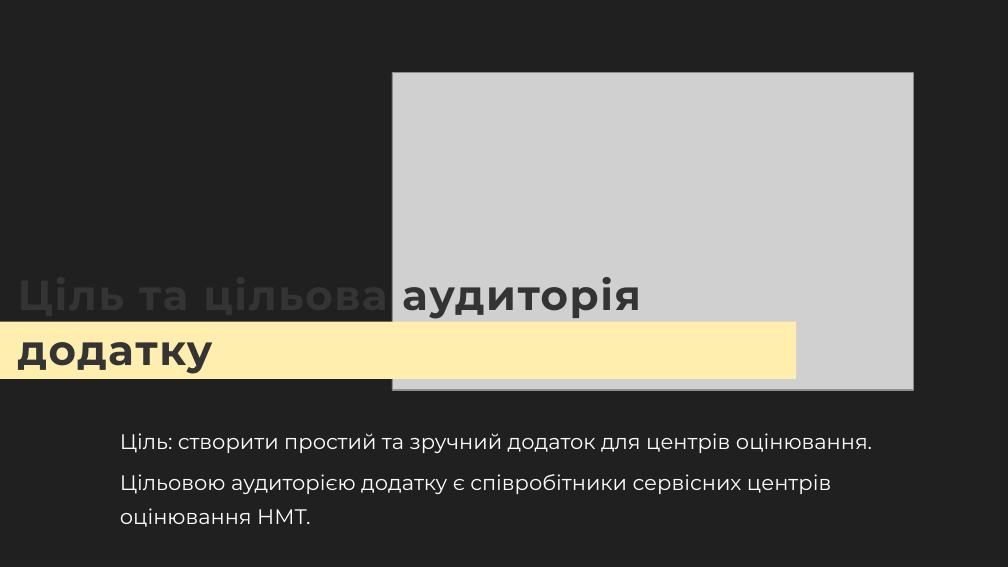
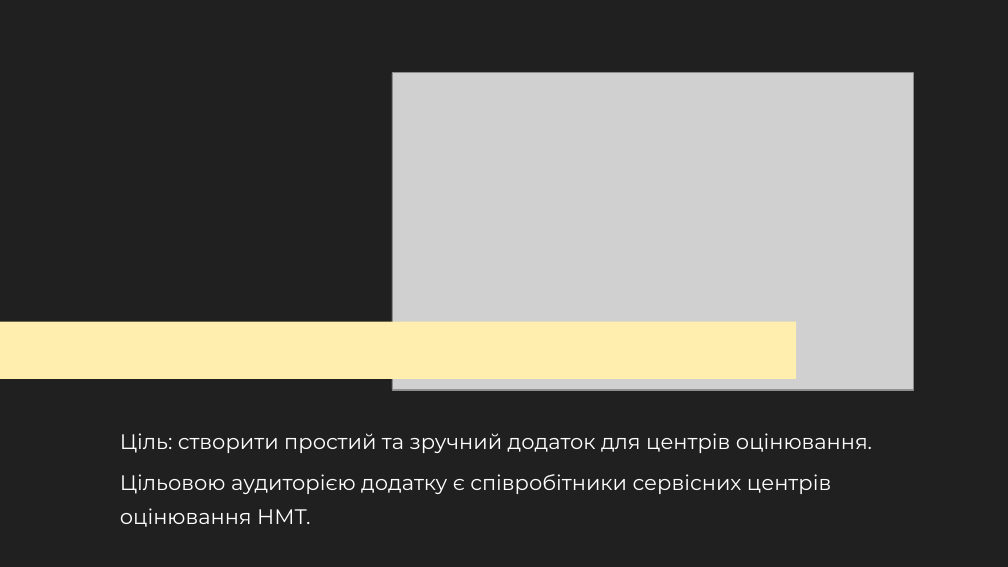
Before and after one commit to hucketa/CP, a slide deck: slide 3 of Звітність/Презентація.pptx. Drawn at 1008x567 pixels with LibreOffice and Linux fonts; fonts in the diff are those of the drawing; grey boxes stand for pictures. Boxes give left, top, right and bottom in pixels: in the first picture for what was removed or moved away, otherwise in the second. Text is boxed around its words. In the diff, an @@ line names an element or a change of style, - is before the commit and + after.

```diff
--- a/Звітність/Презентація.pptx
+++ b/Звітність/Презентація.pptx
@@ text removed at (x1=18, y1=263, x2=641, y2=374) @@
-Ціль та цільова аудиторія додатку
```
Also in this commit, not shown: 3 other slides changed, 1 slide added.
